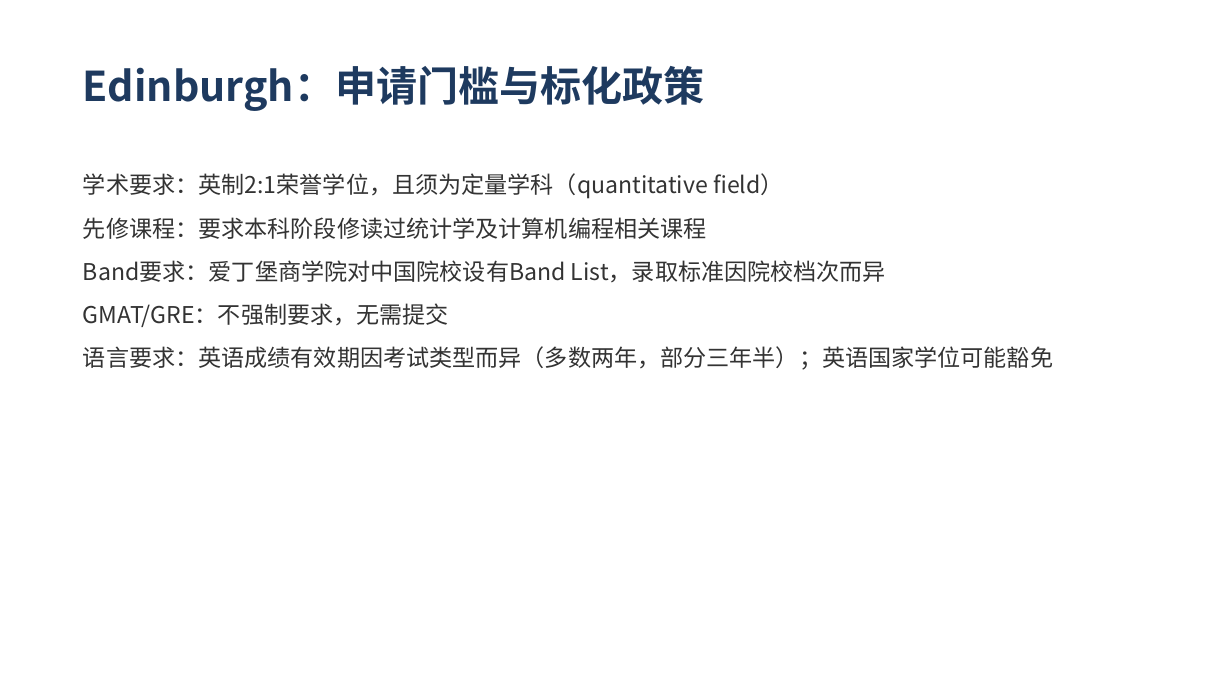
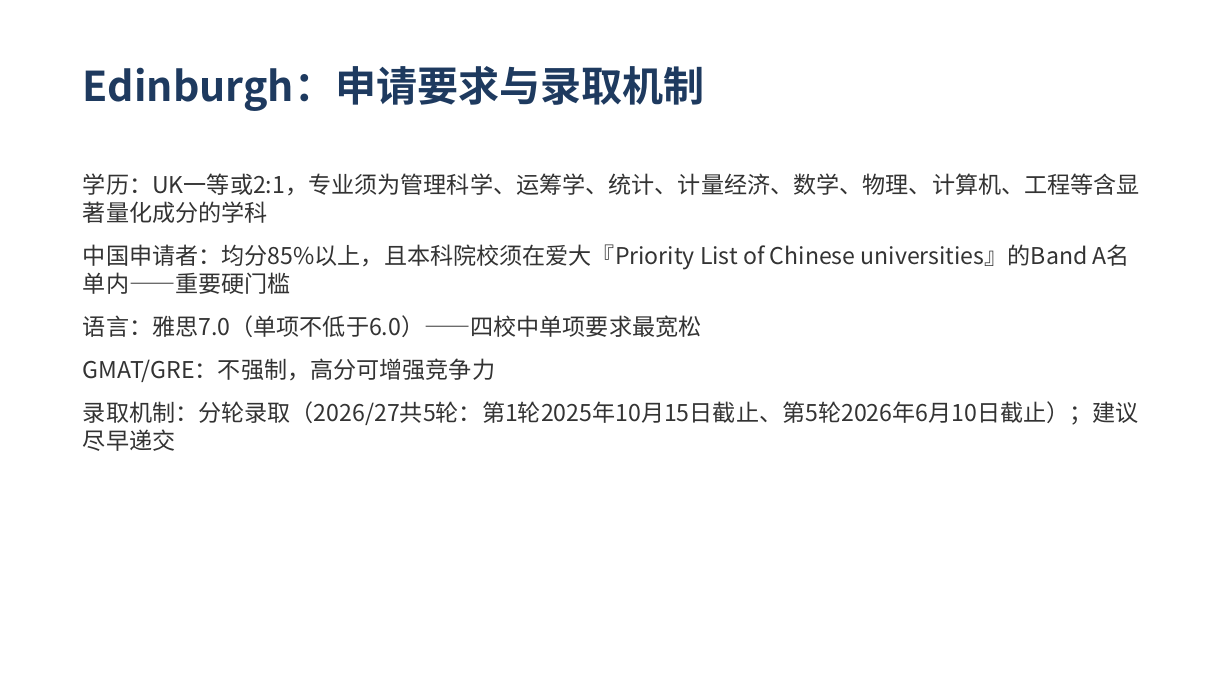
Before and after one commit to SunJenry/PPT_Generator, a slide deck: slide 13 of demo/demo1.pptx (slide 21 before the commit). Drawn at 1232x693 pixels with LibreOffice and Linux fonts; fonts in the diff are those of the drawing. Boxes give left, top, right and bottom in pixels: in the first picture for what was removed or moved away, otherwise in the second. Text is boxed around its words. In the diff, an @@ line names an element or a change of style, - is before the commit and + after.

```diff
--- a/demo/demo1.pptx
+++ b/demo/demo1.pptx
@@ text at (x1=83, y1=66, x2=705, y2=111): text changed @@
-Edinburgh：申请门槛与标化政策
+Edinburgh：申请要求与录取机制
@@ text at (x1=83, y1=173, x2=1140, y2=451): text changed @@
-学术要求：英制2:1荣誉学位，且须为定量学科（quantitative field）
-先修课程：要求本科阶段修读过统计学及计算机编程相关课程
-Band要求：爱丁堡商学院对中国院校设有Band List，录取标准因院校档次而异
-GMAT/GRE：不强制要求，无需提交
-语言要求：英语成绩有效期因考试类型而异（多数两年，部分三年半）；英语国家学位可能豁免
+学历：UK一等或2:1，专业须为管理科学、运筹学、统计、计量经济、数学、物理、计算机、工程等含显著量化成分的学科
+中国申请者：均分85%以上，且本科院校须在爱大『Priority List of Chinese universities』的Band A名单内——重要硬门槛
+语言：雅思7.0（单项不低于6.0）——四校中单项要求最宽松
+GMAT/GRE：不强制，高分可增强竞争力
+录取机制：分轮录取（2026/27共5轮：第1轮2025年10月15日截止、第5轮2026年6月10日截止）；建议尽早递交
```
Also in this commit, not shown: 13 other slides changed, 13 slides added, 16 slides removed.
